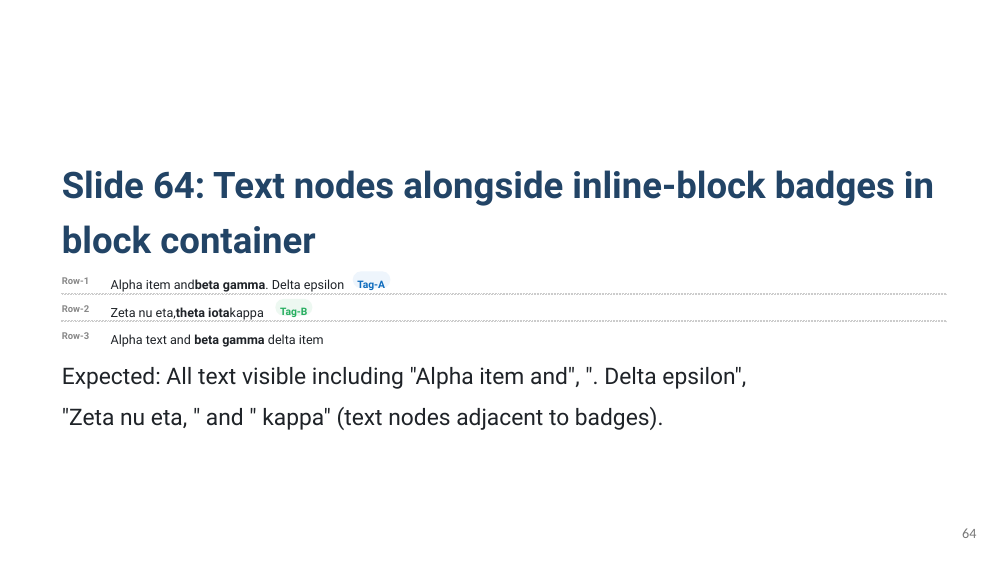
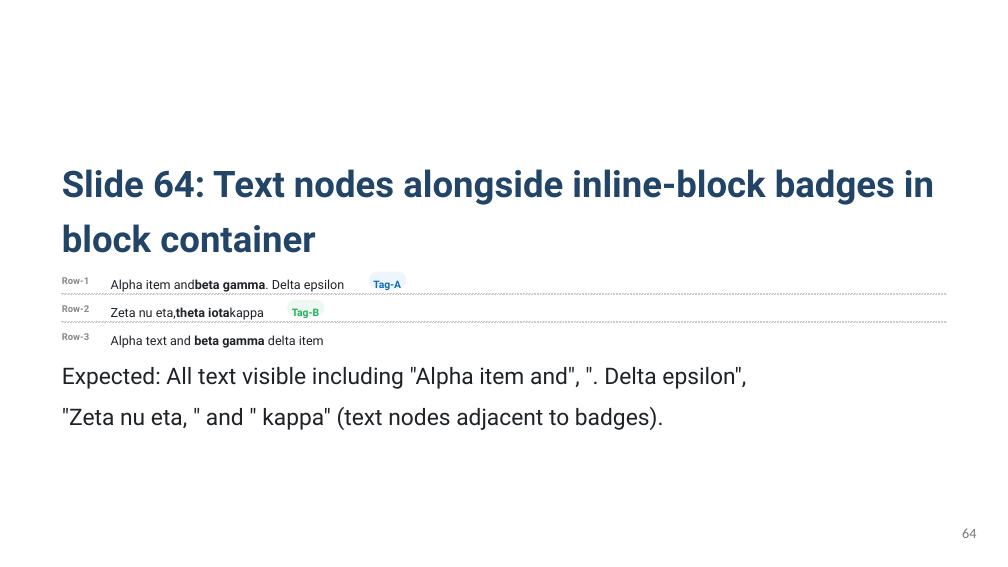
Before and after one commit to KatsuYuzu/marp-to-editable-pptx, a slide deck: slide 64 of output-pptx/test-output.pptx. Drawn at 1008x567 pixels with LibreOffice and Linux fonts; fonts in the diff are those of the drawing. Boxes give left, top, right and bottom in pixels: in the first picture for what was removed or moved away, otherwise in the second. Text is boxed around its words. In the diff, an @@ line names an element or a change of style, - is before the commit and + after.

```diff
--- a/output-pptx/test-output.pptx
+++ b/output-pptx/test-output.pptx
@@ text "Tag-B": place and size @@
-text "Tag-B" at box(280, 307, 307, 317)
+text "Tag-B" at box(292, 308, 319, 318)
@@ rounded rectangle: place and size @@
-rounded rectangle at box(275, 299, 312, 315)
+rounded rectangle at box(287, 299, 324, 316)
@@ text "Tag-A": place and size @@
-text "Tag-A" at box(357, 280, 385, 290)
+text "Tag-A" at box(373, 280, 401, 290)
@@ rounded rectangle: place and size @@
-rounded rectangle at box(353, 271, 391, 288)
+rounded rectangle at box(369, 271, 407, 288)
```
Also in this commit, not shown: 21 other slides changed, 1 other file.
